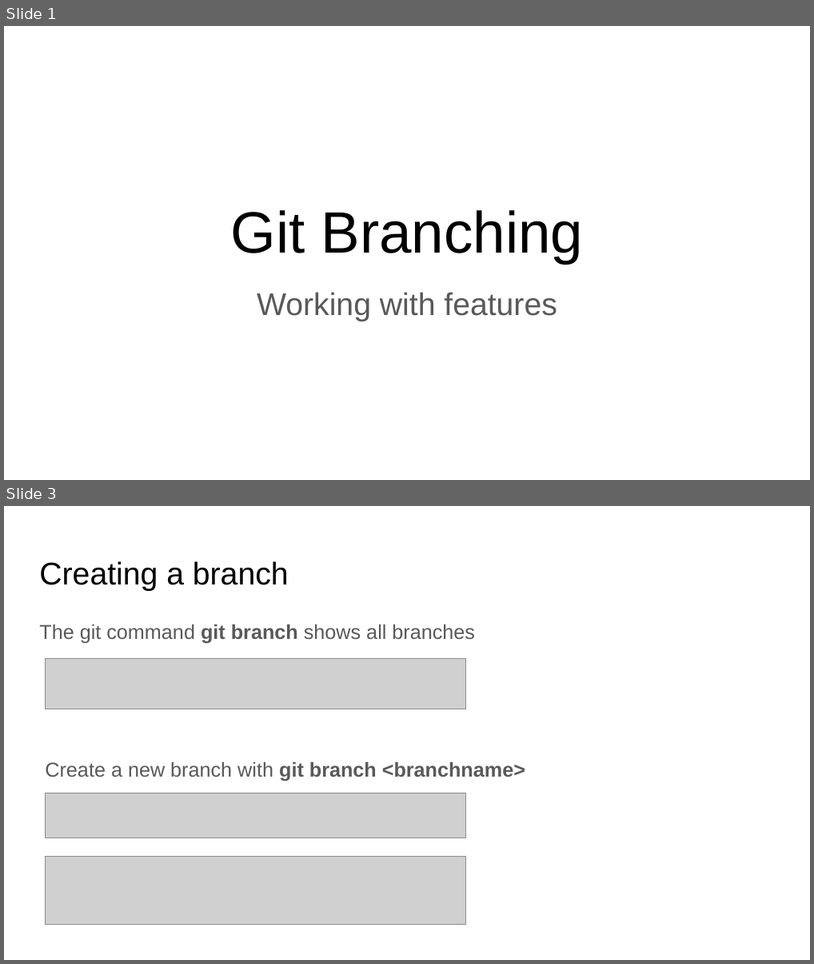
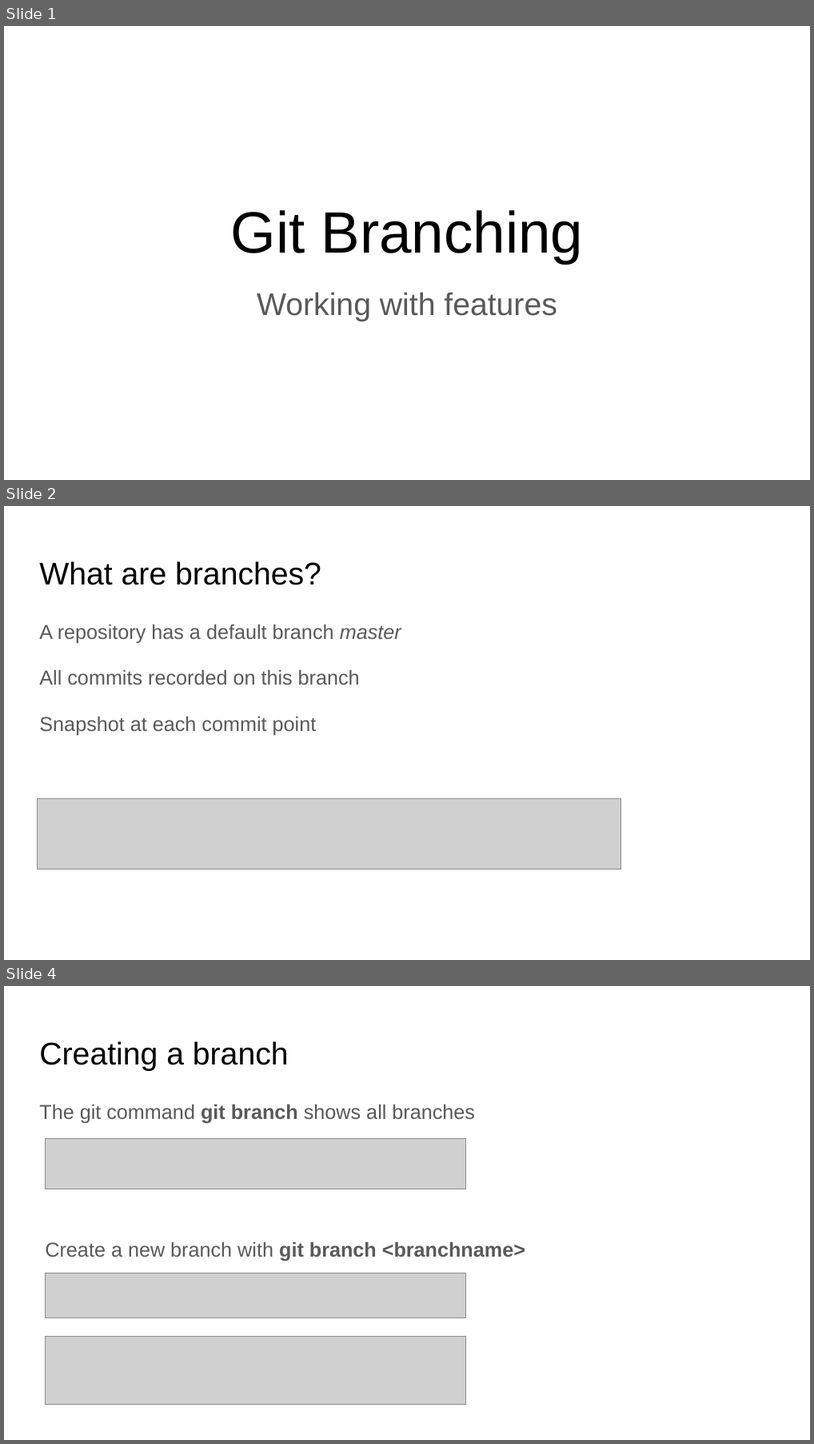
Before and after one commit to NewcastleRSE-Training/intro-to-version-control, a slide deck: Git Branching.pptx. Shown one above the other, each under a label of ours: slides 1 and 3 before the commit, slides 1, 2 and 4 after it; the slides between them are not shown. The pictures are 814x964 and 814x1444 pixels, drawn with LibreOffice and Linux fonts; fonts in the diff are those of the drawing; grey boxes stand for pictures. Boxes give left, top, right and bottom in pixels: in the first picture for what was removed or moved away, otherwise in the second. Text is boxed around its words. In the diff, an @@ line names an element or a change of style, - is before the commit and + after.

```diff
--- a/Git Branching.pptx
+++ b/Git Branching.pptx
@@ slide 2 added at [4,506,810,960], background #FFFFFF @@
@@ title added at [39,561,322,585], 28 pt, text #000000 @@
+What are branches?
@@ text added at [39,624,402,735], 18 pt, text #595959 @@
+A repository has a default branch master
+All commits recorded on this branch
+Snapshot at each commit point
@@ picture added at [37,799,621,869] @@
@@ what was slide 3 is now slide 4 @@
```
Also in this commit, not shown: 2 slides changed, 3 other files.
